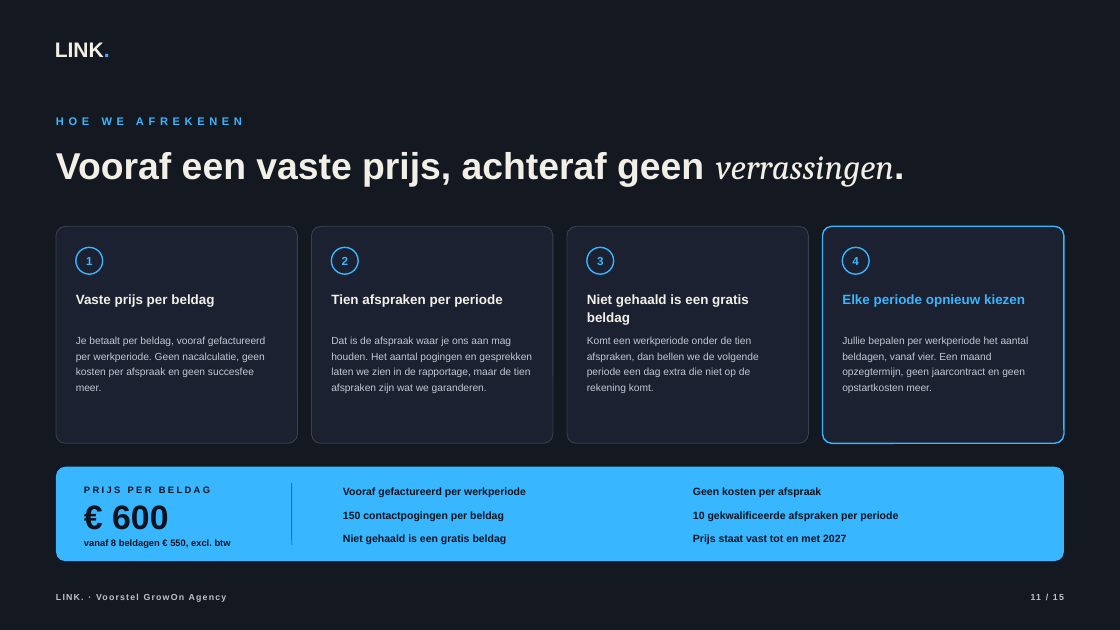
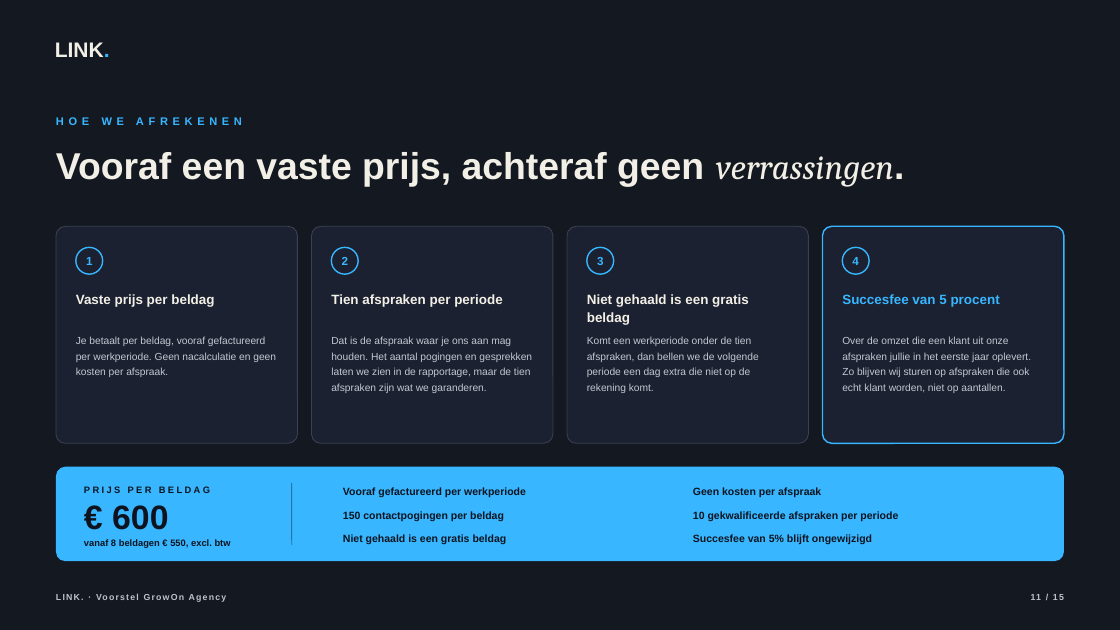
Before and after one commit to hens-lang/Test, a slide deck: slide 11 of output/LINK. voorstel GrowOn Agency.pptx. Drawn at 1120x630 pixels with LibreOffice and Linux fonts; fonts in the diff are those of the drawing; background and template pictures are left out. Boxes give left, top, right and bottom in pixels: in the first picture for what was removed or moved away, otherwise in the second. Text is boxed around its words. In the diff, an @@ line names an element or a change of style, - is before the commit and + after.

```diff
--- a/output/LINK. voorstel GrowOn Agency.pptx
+++ b/output/LINK. voorstel GrowOn Agency.pptx
@@ text at [842,294,1000,307]: text changed @@
-Elke periode opnieuw kiezen
+Succesfee van 5 procent
@@ text at [76,336,276,377]: text changed @@
-Je betaalt per beldag, vooraf gefactureerd per werkperiode. Geen nacalculatie, geen kosten per afspraak en geen succesfee meer.
+Je betaalt per beldag, vooraf gefactureerd per werkperiode. Geen nacalculatie en geen kosten per afspraak.
@@ text at [842,336,1031,393]: text changed @@
-Jullie bepalen per werkperiode het aantal beldagen, vanaf vier. Een maand opzegtermijn, geen jaarcontract en geen opstartkosten meer.
+Over de omzet die een klant uit onze afspraken jullie in het eerste jaar oplevert. Zo blijven wij sturen op afspraken die ook echt klant worden, niet op aantallen.
@@ text at [693,534,872,545]: text changed @@
-Prijs staat vast tot en met 2027
+Succesfee van 5% blijft ongewijzigd
```
Also in this commit, not shown: 1 other slide changed, 5 other files.
